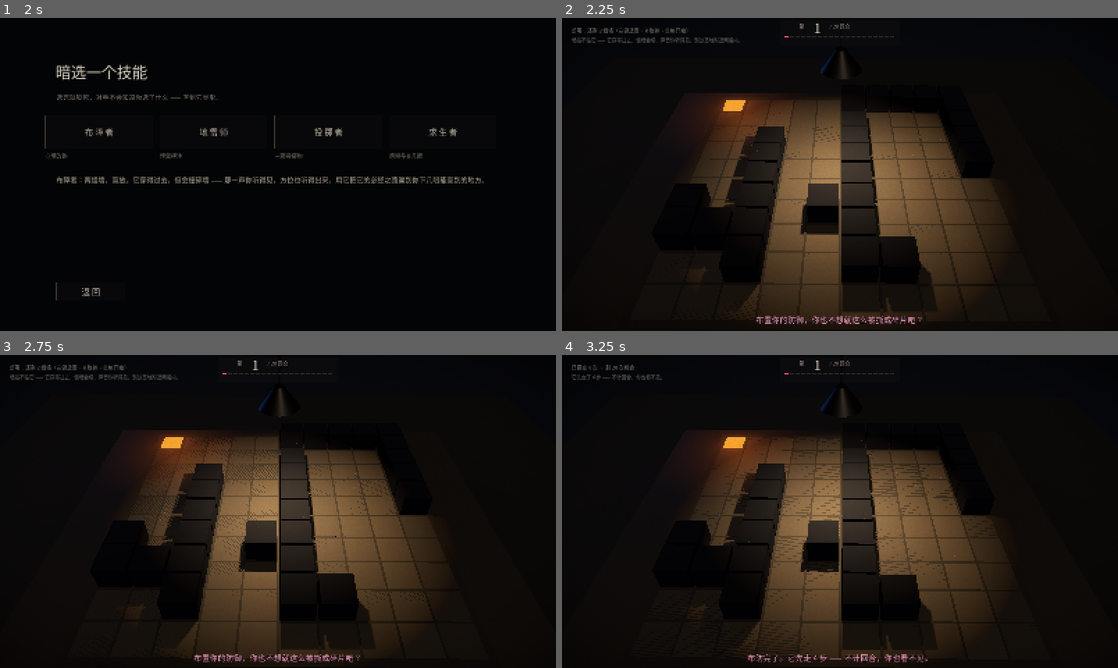
Above: before the commit, frames 1-4 (two rows, left to right).
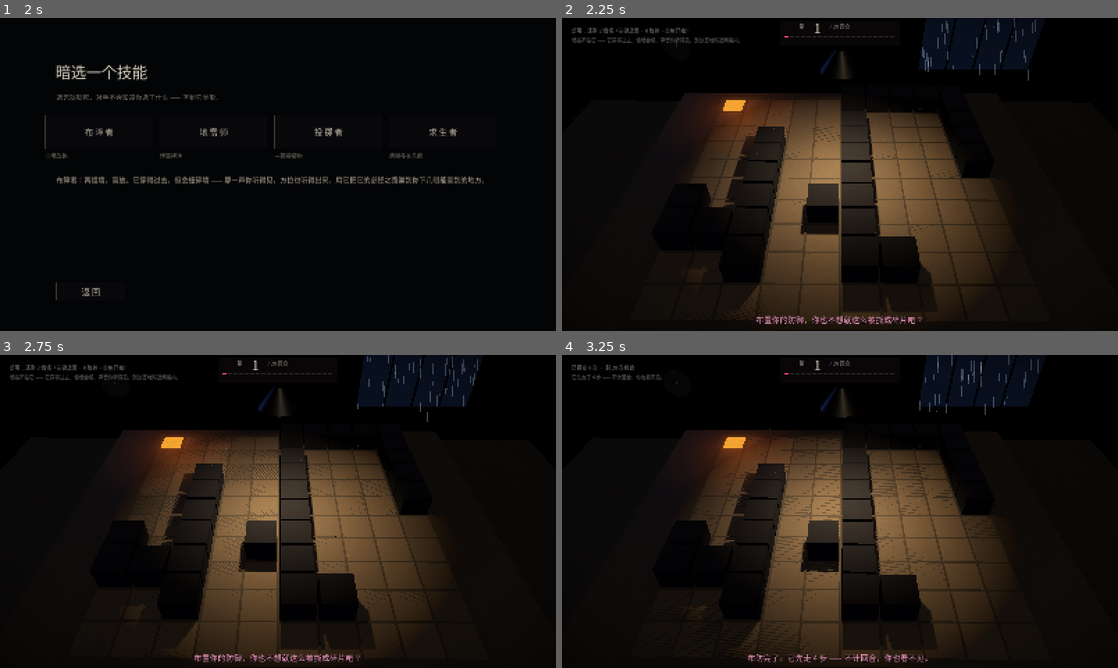
Above: after the commit, the same moments.

Repository: milumilu111/-
Game: Godot game, scene res://menu.tscn
The game is run twice, just before and just after one commit, with the same random seed, the same clock (stepped at 60 frames per second) and the same inputs. Sound files missing from this copy of the repository are replaced by a short silence.
Inputs (mouse positions are in pixels of both pictures, inside the frame that each line leads up to):
- Up to frame 1 (2 s): click "开 始" at 0.5 s; click "人 类 · 值 班 员" at 1.25 s
- Up to frame 2 (2.25 s): click "布 障 者" at 2 s
- Up to frame 3 (2.75 s): no input
- Up to frame 4 (3.25 s): tap Enter (ui_accept) at 2.75, 3.02 s; move the mouse to (962, 495) at 2.77 s; hold Right from 2.78 s (still down); tap Space at 2.85 s; click (962, 495) at 2.92 s

Frame 1 is identical in both runs. In frame 2, 0.3% of the frame differs, in the area x 20-86%, y 0-69%; in frame 3, 0.3%, in the area x 20-86%, y 0-65%; in frame 4, 0.3%.

Commit message:
值班室：墙、窗外的雨、门缝的光、跟着回合走的挂钟；修客机端墙/雷不同步消失

Diff:
--- a/main.gd
+++ b/main.gd
@@ -62,6 +62,8 @@
 var breath_t := 0.0
 var shake := 0.0
 var shake_rng := RandomNumberGenerator.new()
+var clock_minute: Node3D
+var clock_hour: Node3D
 
 var hud_round: Label
 var hud_round_big: Label
@@ -409,6 +411,208 @@
 		var sz := -1.35 if i < 2 else 1.35
 		leg.position = Vector3(sx, -0.5, sz)
 		root.add_child(leg)
+
+	_build_walls(root)
+	_build_window(root)
+	_build_door(root)
+	_build_clock(root)
+
+
+func _room_mat(col: Color, rough: float) -> StandardMaterial3D:
+	var m := StandardMaterial3D.new()
+	m.albedo_color = col
+	m.roughness = rough
+	m.specular_mode = BaseMaterial3D.SPECULAR_DISABLED
+	return m
+
+
+func _build_walls(root: Node3D) -> void:
+	# 四面墙只是"这间屋子存在"的证据：不在灯里，几乎全黑，只在边缘露出一点形。
+	var wall_mat := _room_mat(Color(0.055, 0.056, 0.062), 1.0)
+	var specs := [
+		[Vector3(9.0, 2.6, 0.10), Vector3(0.0, 0.35, -2.95)],   # 对面（正对视角）
+		[Vector3(0.10, 2.6, 9.0), Vector3(-4.20, 0.35, 0.0)],   # 左
+		[Vector3(0.10, 2.6, 9.0), Vector3(4.20, 0.35, 0.0)],    # 右
+	]
+	for sp in specs:
+		var mi := MeshInstance3D.new()
+		var bm := BoxMesh.new()
+		bm.size = sp[0]
+		mi.mesh = bm
+		mi.material_override = wall_mat
+		mi.position = sp[1]
+		mi.cast_shadow = GeometryInstance3D.SHADOW_CASTING_SETTING_OFF
+		root.add_child(mi)
+
+
+func _build_window(root: Node3D) -> void:
+	# 对面墙上的窗：外面永远是夜，光只是冷的、很淡的一点。
+	# 窗框 + 竖直栏杆 + 玻璃后面的"夜"（一块自发光平面）
+	var frame_mat := _room_mat(Color(0.075, 0.072, 0.068), 0.95)
+	var glass_mat := StandardMaterial3D.new()
+	glass_mat.shading_mode = BaseMaterial3D.SHADING_MODE_UNSHADED
+	glass_mat.albedo_color = Color(0.05, 0.075, 0.125)
+	glass_mat.emission_enabled = true
+	glass_mat.emission = Color(0.10, 0.16, 0.28)
+	glass_mat.emission_energy_multiplier = 0.42
+
+	var cx := 2.05
+	var cy := 0.10
+	var w := 1.70
+	var h := 0.80
+	var z := -2.88
+
+	var glass := MeshInstance3D.new()
+	var gm := BoxMesh.new()
+	gm.size = Vector3(w, h, 0.02)
+	glass.mesh = gm
+	glass.material_override = glass_mat
+	glass.position = Vector3(cx, cy, z)
+	glass.cast_shadow = GeometryInstance3D.SHADOW_CASTING_SETTING_OFF
+	root.add_child(glass)
+
+	# 四边窗框
+	var fr := [
+		[Vector3(w + 0.10, 0.06, 0.05), Vector3(cx, cy + h * 0.5 + 0.03, z + 0.01)],
+		[Vector3(w + 0.10, 0.06, 0.05), Vector3(cx, cy - h * 0.5 - 0.03, z + 0.01)],
+		[Vector3(0.06, h + 0.10, 0.05), Vector3(cx - w * 0.5 - 0.03, cy, z + 0.01)],
+		[Vector3(0.06, h + 0.10, 0.05), Vector3(cx + w * 0.5 + 0.03, cy, z + 0.01)],
+	]
+	for f in fr:
+		var mi := MeshInstance3D.new()
+		var bm := BoxMesh.new()
+		bm.size = f[0]
+		mi.mesh = bm
+		mi.material_override = frame_mat
+		mi.position = f[1]
+		mi.cast_shadow = GeometryInstance3D.SHADOW_CASTING_SETTING_OFF
+		root.add_child(mi)
+	# 三根竖栏杆
+	for i in range(3):
+		var mi := MeshInstance3D.new()
+		var bm := BoxMesh.new()
+		bm.size = Vector3(0.025, h, 0.03)
+		mi.mesh = bm
+		mi.material_override = frame_mat
+		mi.position = Vector3(cx - w * 0.5 + w * (i + 1) / 4.0, cy, z + 0.015)
+		mi.cast_shadow = GeometryInstance3D.SHADOW_CASTING_SETTING_OFF
+		root.add_child(mi)
+
+	# 雨：窗外面往下掉的细线。只在窗后那一条带子里，别的地方看不见。
+	var rain := GPUParticles3D.new()
+	rain.amount = 130
+	rain.lifetime = 0.42
+	rain.preprocess = 1.0
+	rain.position = Vector3(cx, cy + 0.36, z + 0.05)
+	rain.visibility_aabb = AABB(Vector3(-w, -h, -0.6), Vector3(w * 2.0, h * 2.0, 1.2))
+	var pm := ParticleProcessMaterial.new()
+	pm.emission_shape = ParticleProcessMaterial.EMISSION_SHAPE_BOX
+	pm.emission_box_extents = Vector3(w * 0.5, 0.04, 0.10)
+	pm.direction = Vector3(0.0, -1.0, 0.0)
+	pm.spread = 2.0
+	pm.initial_velocity_min = 0.8
+	pm.initial_velocity_max = 1.3
+	pm.gravity = Vector3(0.0, -4.2, 0.0)
+	pm.scale_min = 0.7
+	pm.scale_max = 1.3
+	pm.color = Color(0.62, 0.72, 0.92, 0.30)
+	rain.process_material = pm
+	var streak := QuadMesh.new()
+	streak.size = Vector2(0.006, 0.16)
+	var smat := StandardMaterial3D.new()
+	smat.shading_mode = BaseMaterial3D.SHADING_MODE_UNSHADED
+	smat.transparency = BaseMaterial3D.TRANSPARENCY_ALPHA
+	smat.albedo_color = Color(0.66, 0.76, 0.96, 0.32)
+	smat.billboard_mode = BaseMaterial3D.BILLBOARD_ENABLED
+	streak.material = smat
+	rain.draw_pass_1 = streak
+	root.add_child(rain)
+
+
+func _build_door(root: Node3D) -> void:
+	# 左边的门：关着。门缝下有一条很细的光 —— 走廊还亮着。
+	var door_mat := _room_mat(Color(0.085, 0.072, 0.060), 0.92)
+	var dm := BoxMesh.new()
+	dm.size = Vector3(0.06, 1.95, 0.92)
+	var door := MeshInstance3D.new()
+	door.mesh = dm
+	door.material_override = door_mat
+	door.position = Vector3(-4.12, 0.02, -1.15)
+	door.cast_shadow = GeometryInstance3D.SHADOW_CASTING_SETTING_OFF
+	root.add_child(door)
+
+	var gap_mat := StandardMaterial3D.new()
+	gap_mat.shading_mode = BaseMaterial3D.SHADING_MODE_UNSHADED
+	gap_mat.albedo_color = Color(0.92, 0.74, 0.42)
+	gap_mat.emission_enabled = true
+	gap_mat.emission = Color(0.95, 0.70, 0.36)
+	gap_mat.emission_energy_multiplier = 1.1
+	var gap := MeshInstance3D.new()
+	var gm := BoxMesh.new()
+	gm.size = Vector3(0.03, 0.022, 0.92)
+	gap.mesh = gm
+	gap.material_override = gap_mat
+	gap.position = Vector3(-4.09, -0.94, -1.15)
+	gap.cast_shadow = GeometryInstance3D.SHADOW_CASTING_SETTING_OFF
+	root.add_child(gap)
+
+	# 门把手
+	var knob := MeshInstance3D.new()
+	var km := SphereMesh.new()
+	km.radius = 0.035
+	km.height = 0.07
+	knob.mesh = km
+	knob.material_override = _room_mat(Color(0.32, 0.26, 0.16), 0.45)
+	knob.position = Vector3(-4.06, -0.10, -0.80)
+	knob.cast_shadow = GeometryInstance3D.SHADOW_CASTING_SETTING_OFF
+	root.add_child(knob)
+
+
+func _build_clock(root: Node3D) -> void:
+	# 墙上的挂钟：表面几乎看不见，只有指针的暗影。二十回合走完，它就是"天亮"的另一种说法。
+	var clock_root := Node3D.new()
+	clock_root.name = "Clock"
+	clock_root.position = Vector3(-2.45, 0.05, -2.86)
+	root.add_child(clock_root)
+
+	var face := MeshInstance3D.new()
+	var fm := CylinderMesh.new()
+	fm.top_radius = 0.20
+	fm.bottom_radius = 0.20
+	fm.height = 0.02
+	fm.radial_segments = 24
+	face.mesh = fm
+	face.material_override = _room_mat(Color(0.13, 0.125, 0.12), 0.9)
+	face.rotation_degrees = Vector3(90.0, 0.0, 0.0)
+	face.cast_shadow = GeometryInstance3D.SHADOW_CASTING_SETTING_OFF
+	clock_root.add_child(face)
+
+	clock_minute = _clock_hand(clock_root, 0.115, 0.006)
+	clock_hour = _clock_hand(clock_root, 0.075, 0.008)
+
+
+func _clock_hand(root: Node3D, length: float, thick: float) -> Node3D:
+	var pivot := Node3D.new()
+	pivot.position = Vector3(0.0, 0.0, 0.014)
+	root.add_child(pivot)
+	var hand := MeshInstance3D.new()
+	var bm := BoxMesh.new()
+	bm.size = Vector3(thick, length, 0.006)
+	hand.mesh = bm
+	hand.material_override = _room_mat(Color(0.42, 0.40, 0.37), 0.55)
+	hand.position = Vector3(0.0, length * 0.5, 0.0)
+	hand.cast_shadow = GeometryInstance3D.SHADOW_CASTING_SETTING_OFF
+	pivot.add_child(hand)
+	return pivot
+
+
+func _tick_clock() -> void:
+	# 20 回合 = 一夜。分针走满一圈，时针走一格。
+	if clock_minute == null or clock_hour == null:
+		return
+	var t := float(mini(round_no, MAX_ROUNDS))
+	clock_minute.rotation_degrees.z = -t * (360.0 / float(MAX_ROUNDS))
+	clock_hour.rotation_degrees.z = -t * (30.0 / float(MAX_ROUNDS))
 
 
 func _build_board() -> void:
@@ -918,6 +1122,7 @@
 	_tick_ambient(delta)
 	_tick_eyes(delta)
 	_tick_lamp()
+	_tick_clock()
 	_tick_result_float(delta)
 	_tick_auto_end()
 	_tick_scan_watchdog()
@@ -2498,10 +2703,15 @@
 			if g.is_empty():
 				obstacles.remove_at(i)
 			break
+	_free_wall_at(c)
+	_refresh_hud()
+
+
+func _free_wall_at(c: Vector2i) -> void:
+	# 只把「这一格的模型」拆掉，别动别的
 	for ch in gear_root.get_children():
 		if ch is MeshInstance3D and ch.position.distance_to(_cell_pos(c) + Vector3(0.0, 0.065, 0.0)) < 0.05:
 			ch.queue_free()
-	_refresh_hud()
 
 
 func _wall_crash(cell: Vector2i) -> void:
@@ -2551,6 +2761,7 @@
 	mi.material_override = mat
 	mi.position = _cell_pos(c) + Vector3(0.0, 0.018, 0.0)
 	mi.name = "mine_%d_%d" % [c.x, c.y]
+	mi.set_meta("mine_owner", c)
 	gear_root.add_child(mi)
 	# 九格覆盖范围：极淡的暗红地毯
 	for dx in range(-1, 2):
@@ -2568,7 +2779,15 @@
 			qm.albedo_color = Color(0.55, 0.14, 0.10, 0.10)
 			q.material_override = qm
 			q.position = _cell_pos(cc) + Vector3(0.0, 0.034, 0.0)
+			q.set_meta("mine_owner", c)
 			gear_root.add_child(q)
+
+
+func _free_mine_at(c: Vector2i) -> void:
+	# 雷是「一颗盘 + 九格暗红地毯」，它们都记着自己是哪颗雷的
+	for ch in gear_root.get_children():
+		if ch is MeshInstance3D and ch.get_meta("mine_owner", Vector2i(-999, -999)) == c:
+			ch.queue_free()
 
 
 func _detonate(c: Vector2i) -> void:
@@ -2579,9 +2798,7 @@
 	_play(audio_hit)
 	var hit := _cheb(c, monster_pos) <= 1
 	mine_list.erase(c)
-	for ch in gear_root.get_children():
-		if ch is MeshInstance3D and ch.position.distance_to(_cell_pos(c) + Vector3(0.0, 0.018, 0.0)) < 0.05:
-			ch.queue_free()
+	_free_mine_at(c)
 	if hit:
 		if _damage_monster():
 			human_win = true
@@ -3447,14 +3664,28 @@
 	# 记号
 	for m in d.get("marks", []):
 		_mark_human_probe(Vector2i(int(m[0]), int(m[1])), int(m[2]))
-	# 工事
+	# 工事：快照是「当前状态」，不是「增量」。
+	# 只增不删的话，客机这边墙塌了、雷炸了都会一直留在原地。
+	var wall_now := {}
 	for w in d.get("walls", []):
-		var c := Vector2i(int(w[0]), int(w[1]))
+		wall_now[Vector2i(int(w[0]), int(w[1]))] = true
+	for c in obstacle_set.keys():
+		if not wall_now.has(c):
+			obstacle_set.erase(c)
+			_free_wall_at(c)
+	for c in wall_now.keys():
 		if not obstacle_set.has(c):
 			obstacle_set[c] = true
 			_spawn_wall(c)
+
+	var mine_now := {}
 	for mi in d.get("mines", []):
-		var c := Vector2i(int(mi[0]), int(mi[1]))
+		mine_now[Vector2i(int(mi[0]), int(mi[1]))] = true
+	for c in mine_list.duplicate():
+		if not mine_now.has(c):
+			mine_list.erase(c)
+			_free_mine_at(c)
+	for c in mine_now.keys():
 		if not mine_list.has(c):
 			mine_list.append(c)
 			_spawn_mine(c)
Binary file added: docs/room.png
Binary file removed: dust1.png
Binary file removed: dust2.png
Binary file removed: dust3.png
